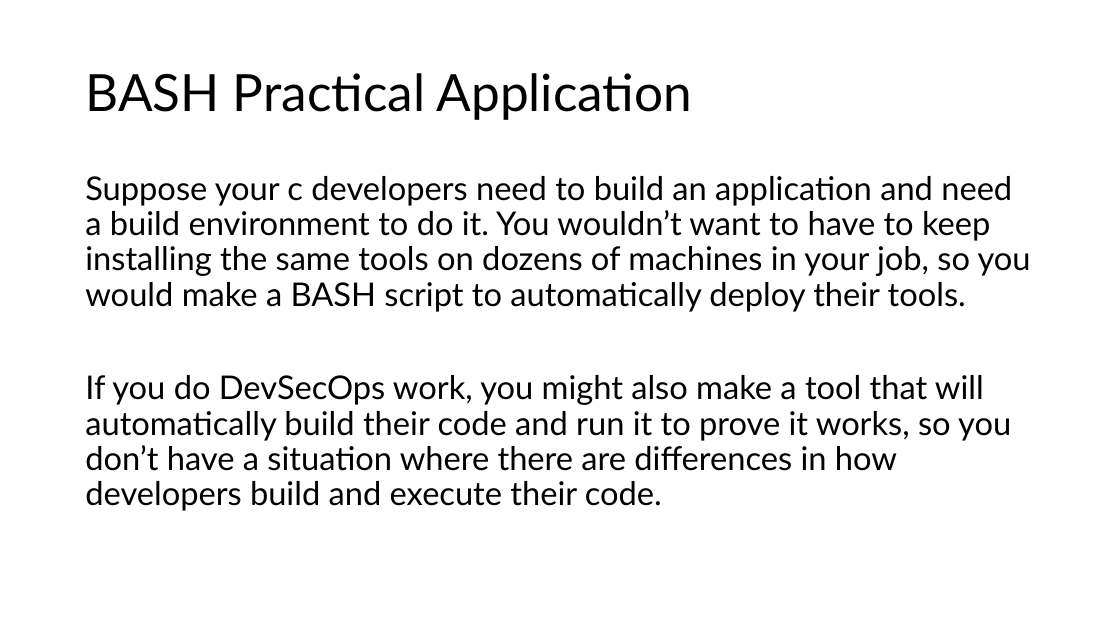
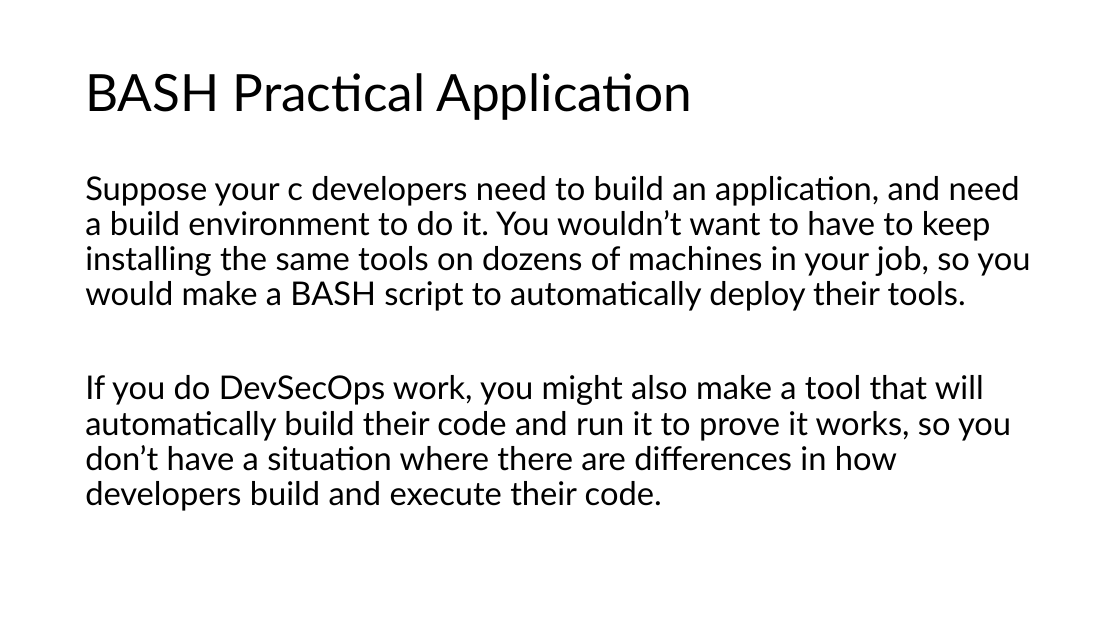
Before and after one commit to linuxgeeked/public, a slide deck: slide 14 of CyberCamp2025/2025_CyberCamp.pptx (slide 15 before the commit). Drawn at 1120x630 pixels with LibreOffice and Linux fonts; fonts in the diff are those of the drawing. Boxes give left, top, right and bottom in pixels: in the first picture for what was removed or moved away, otherwise in the second. Text is boxed around its words. In the diff, an @@ line names an element or a change of style, - is before the commit and + after.

```diff
--- a/CyberCamp2025/2025_CyberCamp.pptx
+++ b/CyberCamp2025/2025_CyberCamp.pptx
@@ text at (85,176,1030,311): text changed @@
-Suppose your c developers need to build an application and need a build environment to do it. You wouldn’t want to have to keep installing the same tools on dozens of machines in your job, so you would make a BASH script to automatically deploy their tools.
+Suppose your c developers need to build an application, and need a build environment to do it. You wouldn’t want to have to keep installing the same tools on dozens of machines in your job, so you would make a BASH script to automatically deploy their tools.
```
Also in this commit, not shown: 8 other slides changed, 8 other files.
